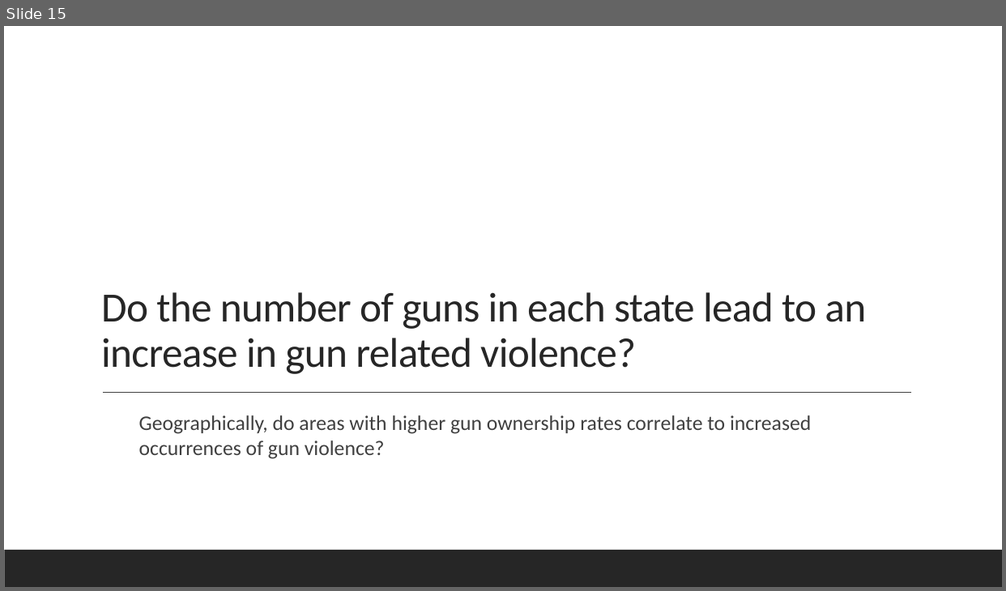
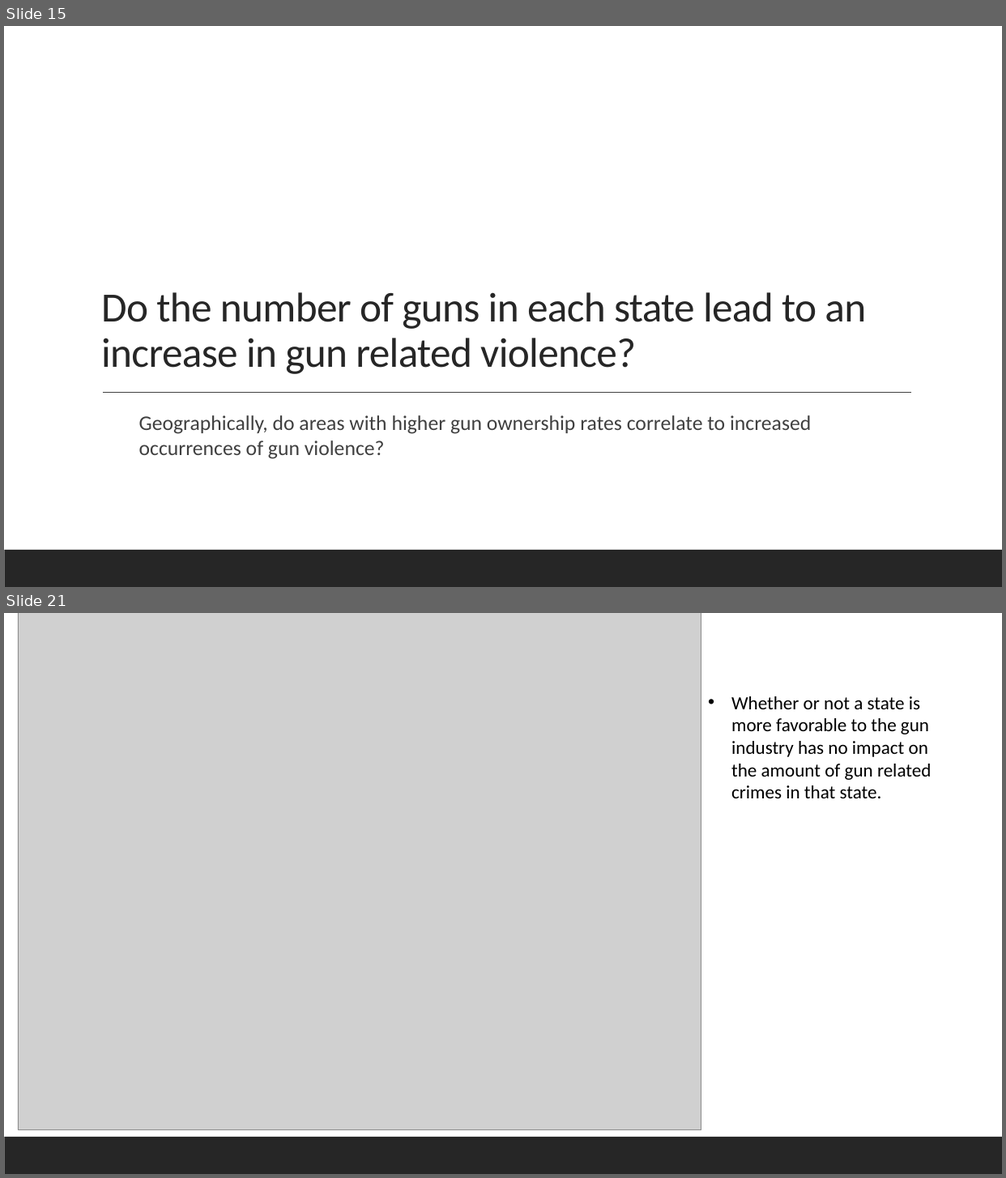
Before and after one commit to KyleYounghans/GunViolenceDataAnalysis, a slide deck: Gun Violence in the US (07.18.19).pptx. Shown one above the other, each under a label of ours: slide 15 before the commit, slides 15 and 21 after it; the slides between them are not shown. The pictures are 1006x591 and 1006x1178 pixels, drawn with LibreOffice and Linux fonts; fonts in the diff are those of the drawing; grey boxes stand for pictures. Boxes give left, top, right and bottom in pixels: in the first picture for what was removed or moved away, otherwise in the second. Text is boxed around its words. In the diff, an @@ line names an element or a change of style, - is before the commit and + after.

```diff
--- a/Gun Violence in the US (07.18.19).pptx
+++ b/Gun Violence in the US (07.18.19).pptx
@@ slide 21 added at (4, 613, 1002, 1174), background #FFFFFF; not listed: 1 template element that a slide beside it also shows @@
@@ picture added at (18, 613, 701, 1131) @@
@@ text added at (731, 696, 931, 798), 18 pt, text #000000 @@
+• Whether or not a state is more favorable to the gun industry has no impact on the amount of gun related crimes in that state.
```
Also in this commit, not shown: 1 slide changed, 6 other slides added, 1 slide removed, 19 other files.
